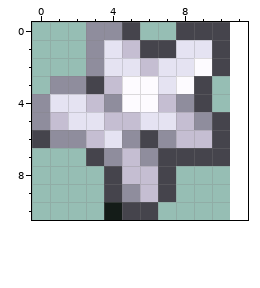
Pixel-art sprite: Projectiles/Magic/AstalaiyaStar1.png. That is the earlier state.
The file is 22x22 pixels, drawn in blocks of 2x2; one block is one cell here. The old version is drawn lined up with the new one, on the new canvas.
The result:
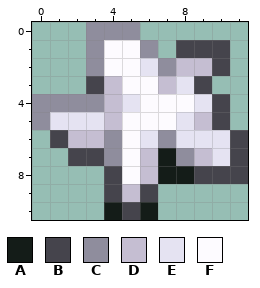
Palette (. is transparent): A #141c18  B #45444c  C #8f8d9d  D #c5bed2  E #e5e3f2  F #fdfbff
Diff:
canvas 11x11 -> 12x11
@@ x 0..11 @@
- 0 ...CCB..BBB.
- 1 ...CEDBBEEB.
- 2 ...CEEDEEFB.
- 3 .CCBDFFEFB..
- 4 CEEDCFFDCB..
- 5 CDEEDDEEDCB.
- 6 BCCDECBCDDB.
- 7 ...BCDCBBBB.
- 8 ....BDDB....
- 9 ....BCDB....
-10 ....ABB.....
+ 0 ...CCC......
+ 1 ...CFFC.BBB.
+ 2 ...CFFECDDB.
+ 3 ...BDFFDEB..
+ 4 CCCCDEFFFEB.
+ 5 CEEEDFFFEDB.
+ 6 .BDDCFECEEEB
+ 7 ..BBCFDACDEB
+ 8 ....BFDAABBB
+ 9 ....BDB.....
+10 ....ABA.....
